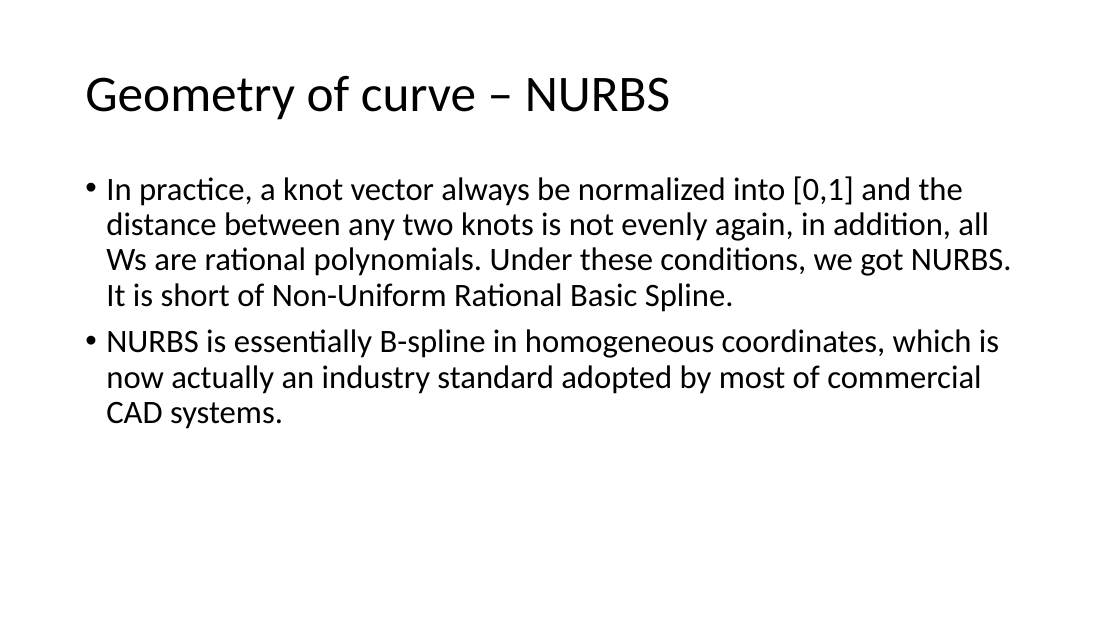
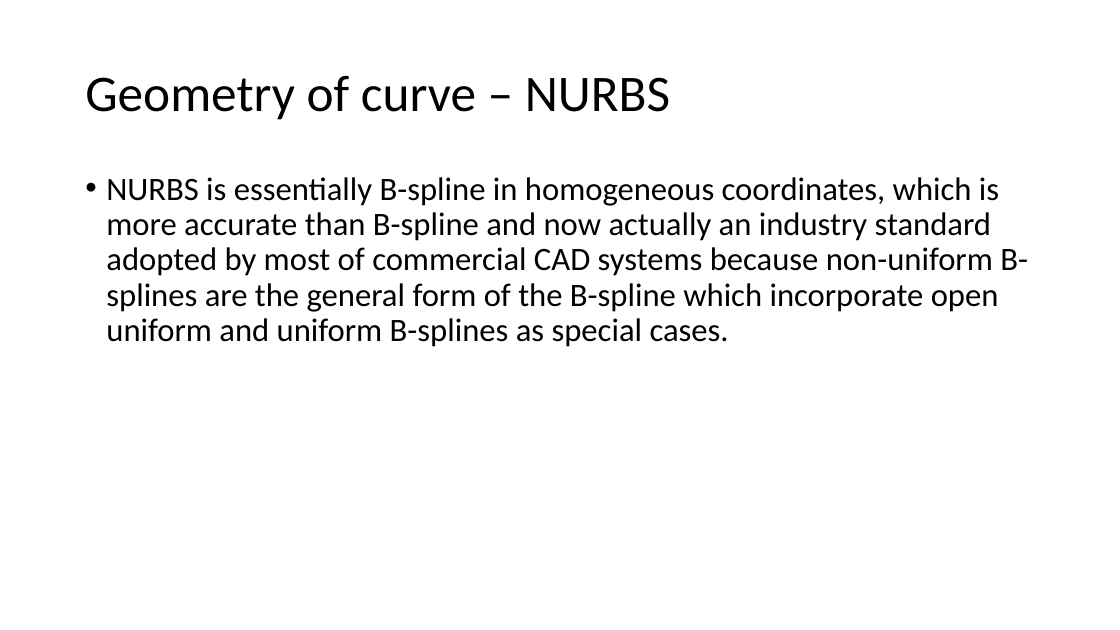
Before and after one commit to Jinny-Ching/cad_cam_course, a slide deck: slide 53 of CAD_CAM.pptx (slide 51 before the commit). Drawn at 1120x630 pixels with LibreOffice and Linux fonts; fonts in the diff are those of the drawing. Boxes give left, top, right and bottom in pixels: in the first picture for what was removed or moved away, otherwise in the second. Text is boxed around its words. In the diff, an @@ line names an element or a change of style, - is before the commit and + after.

Commit message:
b-spline deep understanding

```diff
--- a/CAD_CAM.pptx
+++ b/CAD_CAM.pptx
@@ text at (x1=106, y1=177, x2=1028, y2=347): text changed @@
-• In practice, a knot vector always be normalized into [0,1] and the distance between any two knots is not evenly again, in addition, all Ws are rational polynomials. Under these conditions, we got NURBS. It is short of Non-Uniform Rational Basic Spline.
-• NURBS is essentially B-spline in homogeneous coordinates, which is now actually an industry standard adopted by most of commercial CAD systems.
+• NURBS is essentially B-spline in homogeneous coordinates, which is more accurate than B-spline and now actually an industry standard adopted by most of commercial CAD systems because non-uniform B-splines are the general form of the B-spline which incorporate open uniform and uniform B-splines as special cases.
```
Also in this commit, not shown: 2 other slides changed, 2 slides added.
